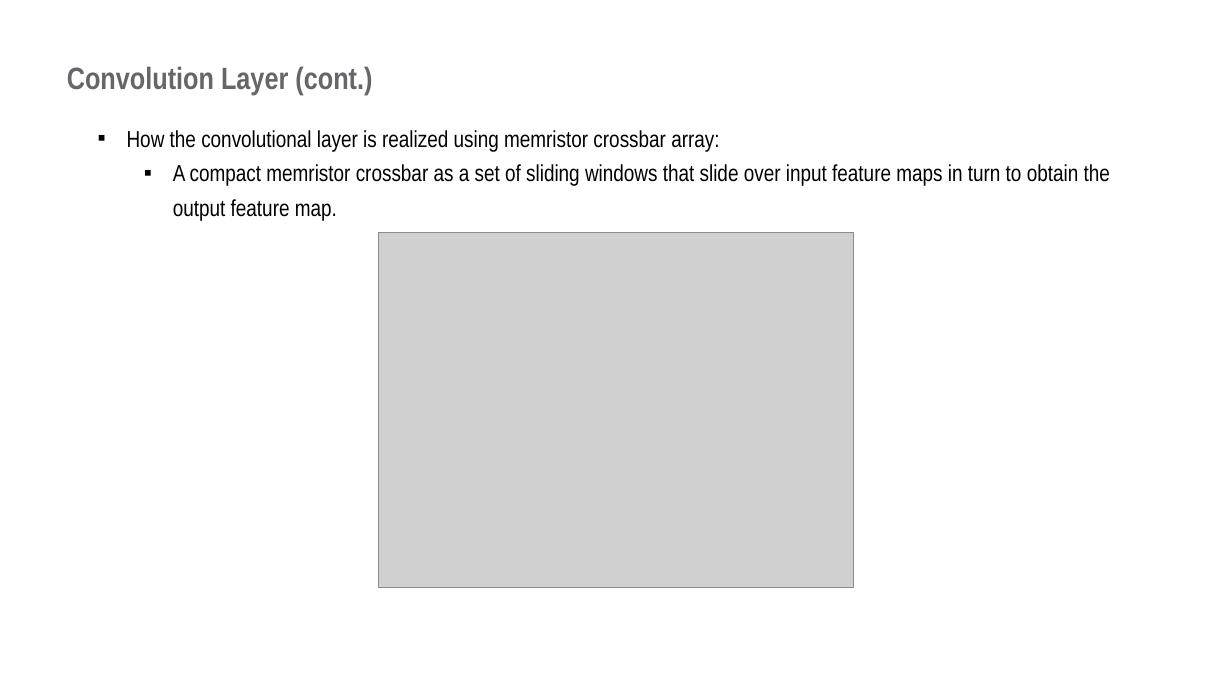
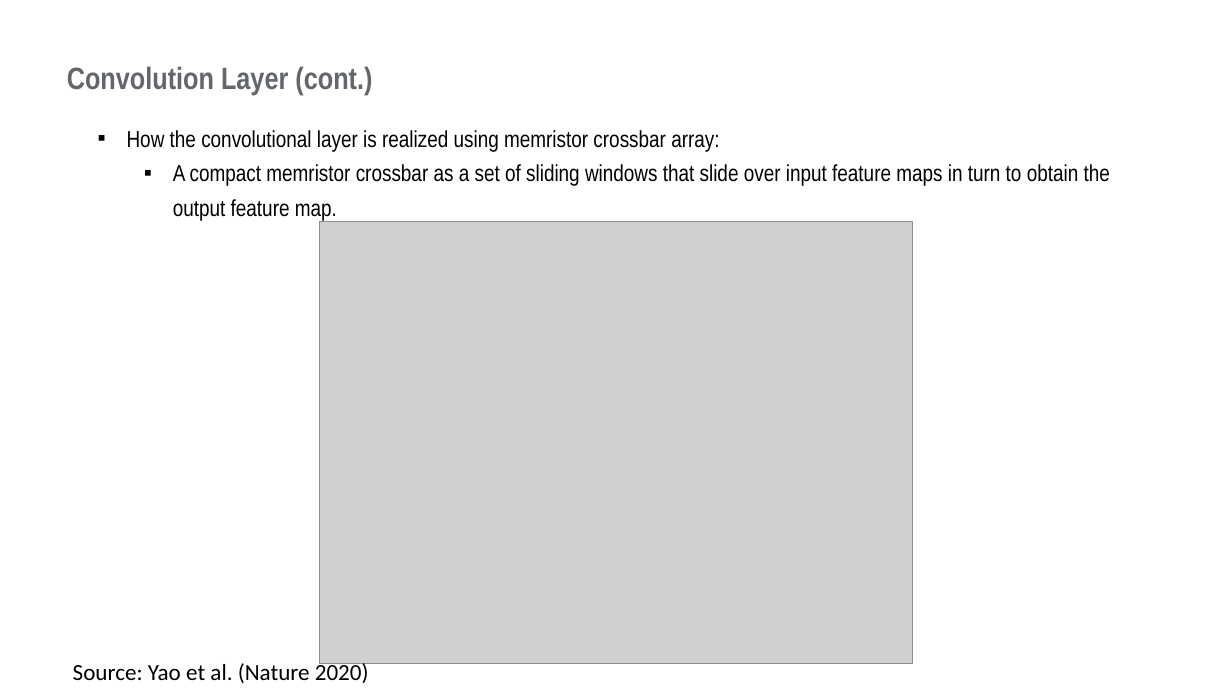
Before and after one commit to vohuynhquangnguyen/portfolio.codes-and-bytes, a slide deck: slide 6 of drafts/memristors/memristor.pptx (slide 15 before the commit). Drawn at 1232x693 pixels with LibreOffice and Linux fonts; fonts in the diff are those of the drawing; grey boxes stand for pictures; background and template pictures are left out. Boxes give left, top, right and bottom in pixels: in the first picture for what was removed or moved away, otherwise in the second. Text is boxed around its words. In the diff, an @@ line names an element or a change of style, - is before the commit and + after.

```diff
--- a/drafts/memristors/memristor.pptx
+++ b/drafts/memristors/memristor.pptx
@@ picture: place and size @@
-picture at box(379, 233, 854, 588)
+picture at box(320, 221, 913, 664)
@@ text added at box(73, 661, 369, 683), 18 pt, text #000000 @@
+Source: Yao et al. (Nature 2020)
```
Also in this commit, not shown: 6 other slides changed, 8 slides added, 1 slide removed, 1 other file.
